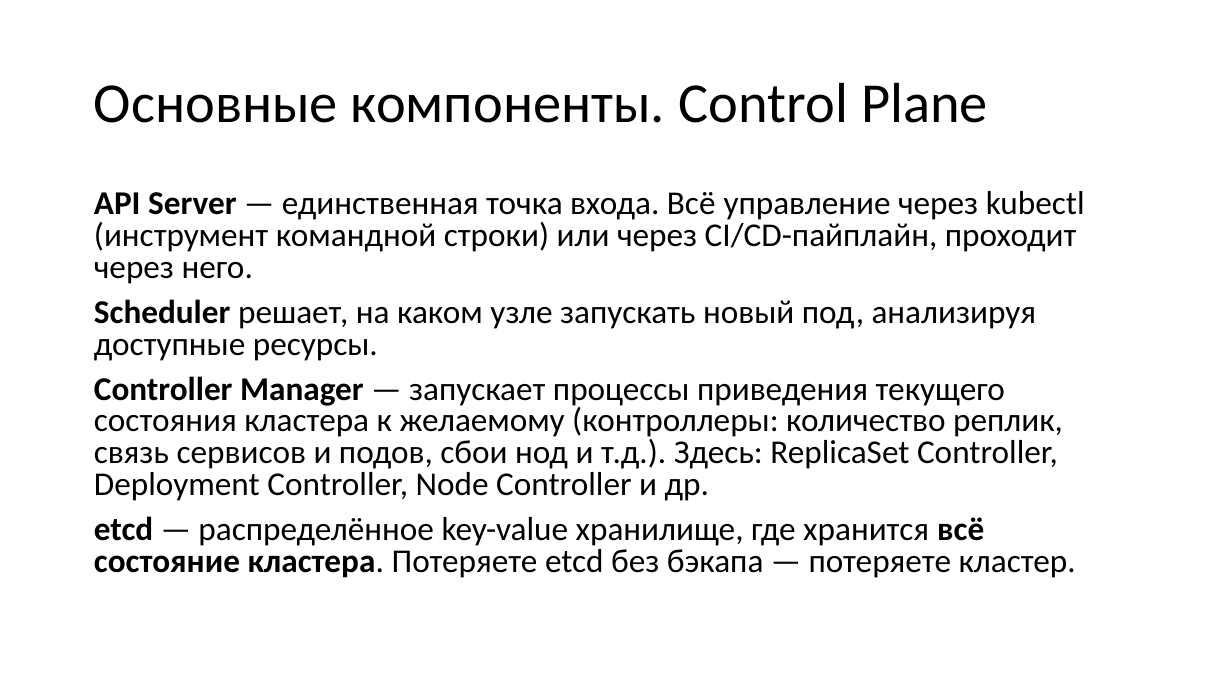
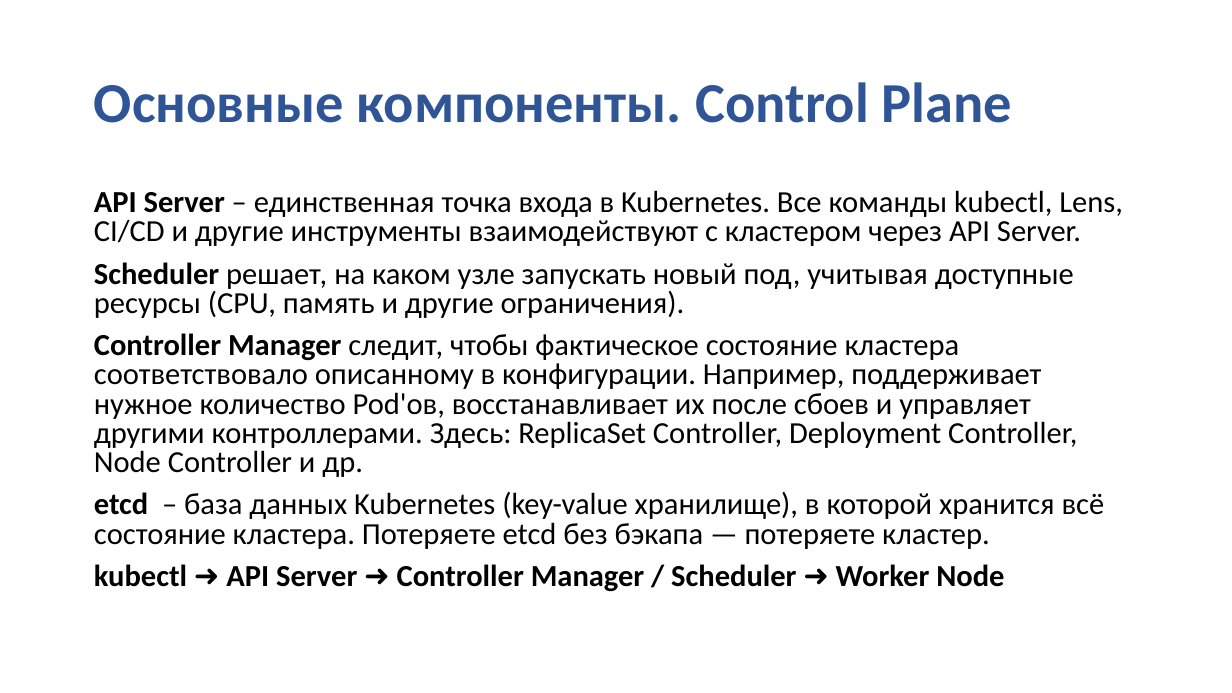
Before and after one commit to SobinaAA/K8S, a slide deck: slide 5 of slides/K8s.pptx. Drawn at 1232x693 pixels with LibreOffice and Linux fonts; fonts in the diff are those of the drawing; background and template pictures are left out. Boxes give left, top, right and bottom in pixels: in the first picture for what was removed or moved away, otherwise in the second. Text is boxed around its words. In the diff, an @@ line names an element or a change of style, - is before the commit and + after.

```diff
--- a/slides/K8s.pptx
+++ b/slides/K8s.pptx
@@ title "Основные компоненты. Control Plane" at [94, 82, 1012, 123]: text colour #000000 to #2F5597, bold on @@
@@ text at [94, 190, 1123, 591]: text changed; size 25.9 to 23.8 pt @@
-API Server — единственная точка входа. Всё управление через kubectl (инструмент командной строки) или через CI/CD-пайплайн, проходит через него.
-Scheduler решает, на каком узле запускать новый под, анализируя доступные ресурсы.
-Controller Manager — запускает процессы приведения текущего состояния кластера к желаемому (контроллеры: количество реплик, связь сервисов и подов, сбои нод и т.д.). Здесь: ReplicaSet Controller, Deployment Controller, Node Controller и др.
-etcd — распределённое key-value хранилище, где хранится всё состояние кластера. Потеряете etcd без бэкапа — потеряете кластер.
+API Server – единственная точка входа в Kubernetes. Все команды kubectl, Lens, CI/CD и другие инструменты взаимодействуют с кластером через API Server.
+Scheduler решает, на каком узле запускать новый под, учитывая доступные ресурсы (CPU, память и другие ограничения).
+Controller Manager следит, чтобы фактическое состояние кластера соответствовало описанному в конфигурации. Например, поддерживает нужное количество Pod'ов, восстанавливает их после сбоев и управляет другими контроллерами. Здесь: ReplicaSet Controller, Deployment Controller, Node Controller и др.
+etcd – база данных Kubernetes (key-value хранилище), в которой хранится всё состояние кластера. Потеряете etcd без бэкапа — потеряете кластер.
+kubectl ➜ API Server ➜ Controller Manager / Scheduler ➜ Worker Node
```
Also in this commit, not shown: 24 other slides changed, 1 other file.
